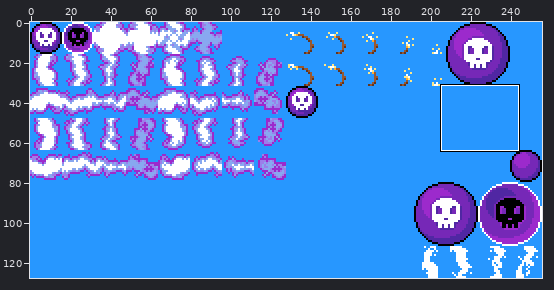
File history of a sprite sheet, ZombieMon.gmx/GFX/bombs.png. The picture above shows the old version from afar; the outline marks the close-up.
Close-up. The starting point:
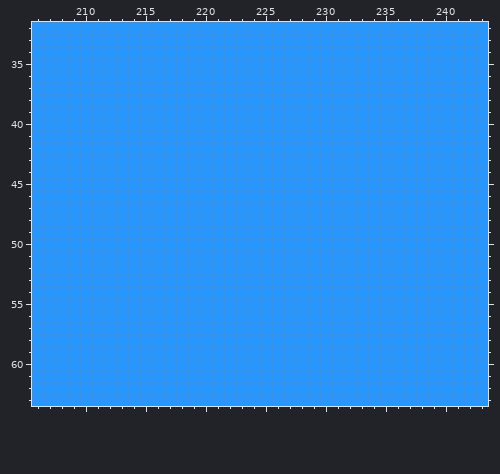
The file is 256x128 pixels. Shown: x 206..243, y 32..63.
New version:
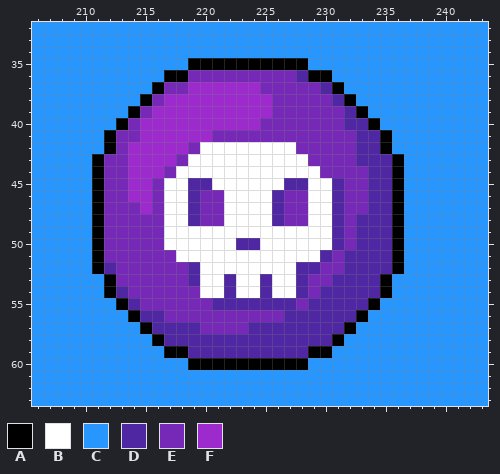
Palette (. is transparent): A #000000  B #ffffff  C #2797ff  D #5027a3  E #7628b7  F #9c2acc
The edit:
{"y":35,"x":219,"old":"CCCCCCCCCC","new":"AAAAAAAAAA"}
{"y":36,"x":217,"old":"CCCCCCCCCCCCCC","new":"AAEEEEEEEEEDAA"}
{"y":37,"x":216,"old":"CCCCCCCCCCCCCCCC","new":"AEEFFFFFFEEEEEDA"}
{"y":38,"x":215,"old":"CCCCCCCCCCCCCCCCCC","new":"AEFFFFFFFFFEEEEEDA"}
{"y":39,"x":214,"old":"CCCCCCCCCCCCCCCCCCCC","new":"AEFFFFFFFFFFEEEEEEDA"}
{"y":40,"x":213,"old":"CCCCCCCCCCCCCCCCCCCCCC","new":"AEFFFFFFFFFFEEEEEEEDDA"}
{"y":41,"x":212,"old":"CCCCCCCCCCCCCCCCCCCCCCCC","new":"AEEFFFFFFEEEEEEEEEEEEDDA"}
{"y":42,"x":212,"old":"CCCCCCCCCCCCCCCCCCCCCCCC","new":"AEFFFFFEBBBBBBBBEEEEEDDA"}
{"y":43,"x":211,"old":"CCCCCCCCCCCCCCCCCCCCCCCCCC","new":"AEEFFFFEBBBBBBBBBBEEEEDDDA"}
{"y":44,"x":211,"old":"CCCCCCCCCCCCCCCCCCCCCCCCCC","new":"AEEFFFEBBBBBBBBBBBBEEEEDDA"}
{"y":45,"x":211,"old":"CCCCCCCCCCCCCCCCCCCCCCCCCC","new":"AEEFFEBBDDBBBBBBDDBBDEEDDA"}
{"y":46,"x":211,"old":"CCCCCCCCCCCCCCCCCCCCCCCCCC","new":"AEEFFEBBDEEBBBBDEEBBDEEDDA"}
{"y":47,"x":211,"old":"CCCCCCCCCCCCCCCCCCCCCCCCCC","new":"AEEEFEBBDEEBBBBDEEBBDEEDDA"}
{"y":48,"x":211,"old":"CCCCCCCCCCCCCCCCCCCCCCCCCC","new":"AEEEEEBBDEEBBBBDEEBBDEDDDA"}
{"y":49,"x":211,"old":"CCCCCCCCCCCCCCCCCCCCCCCCCC","new":"AEEEEEBBBBBBBBBBBBBBDEDDDA"}
{"y":50,"x":211,"old":"CCCCCCCCCCCCCCCCCCCCCCCCCC","new":"AEEEEEBBBBBBDDBBBBBBDEDDDA"}
{"y":51,"x":211,"old":"CCCCCCCCCCCCCCCCCCCCCCCCCC","new":"AEEEEEEBBBBBBBBBBBBDEDDDDA"}
{"y":52,"x":211,"old":"CCCCCCCCCCCCCCCCCCCCCCCCCC","new":"ADEEEEEEDBBBBBBBBDDEEDDDDA"}
{"y":53,"x":212,"old":"CCCCCCCCCCCCCCCCCCCCCCCC","new":"AEEEEEEDBBDBBDBBDEEDDDDA"}
{"y":54,"x":212,"old":"CCCCCCCCCCCCCCCCCCCCCCCC","new":"ADEEEEEEBBDBBDBBDEDDDDDA"}
{"y":55,"x":213,"old":"CCCCCCCCCCCCCCCCCCCCCC","new":"ADEEEEEEDDDDDDDEDDDDDA"}
{"y":56,"x":214,"old":"CCCCCCCCCCCCCCCCCCCC","new":"ADDEEEEEEEEEEDDDDDDA"}
{"y":57,"x":215,"old":"CCCCCCCCCCCCCCCCCC","new":"ADDDDEEEEDDDDDDDDA"}
{"y":58,"x":216,"old":"CCCCCCCCCCCCCCCC","new":"ADDDDDDDDDDDDDDA"}
{"y":59,"x":217,"old":"CCCCCCCCCCCCCC","new":"AADDDDDDDDDDAA"}
{"y":60,"x":219,"old":"CCCCCCCCCC","new":"AAAAAAAAAA"}
{"label":"changed","picture_box":[92,58,404,370]}
